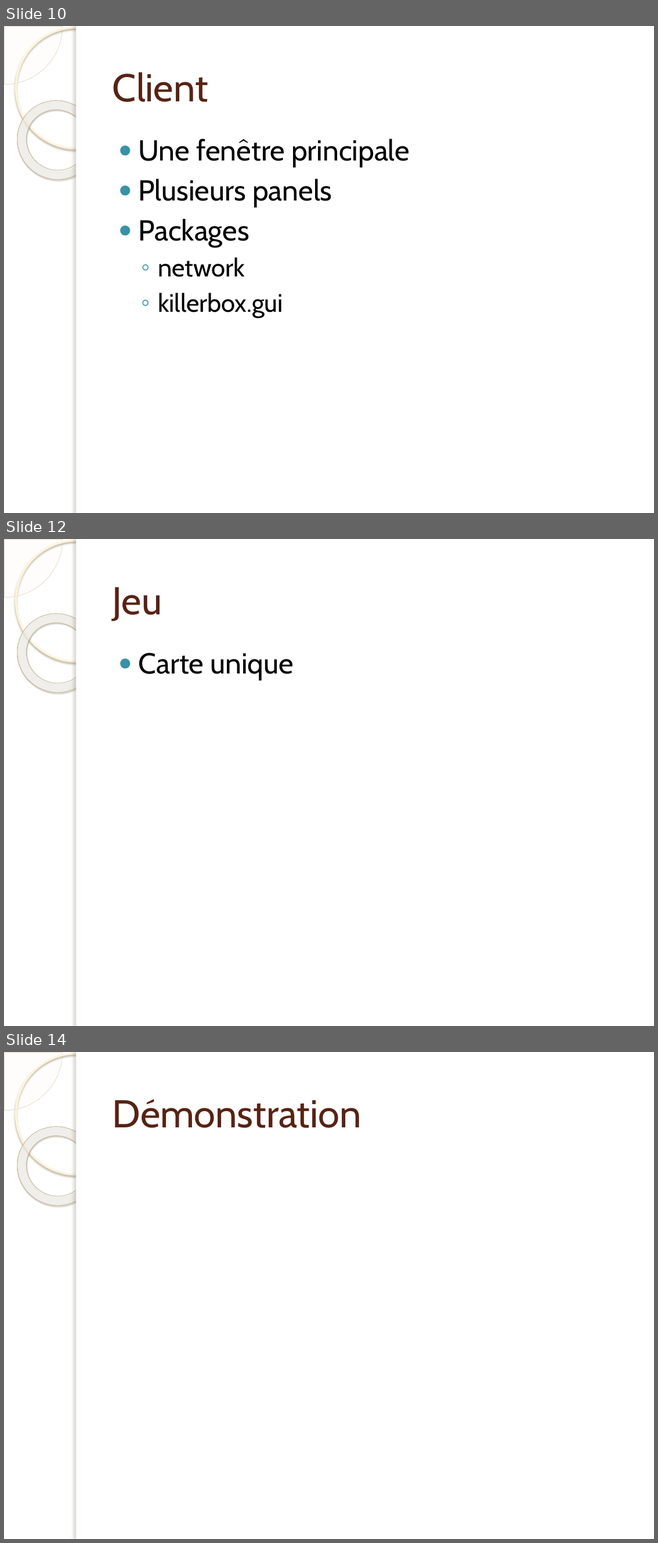
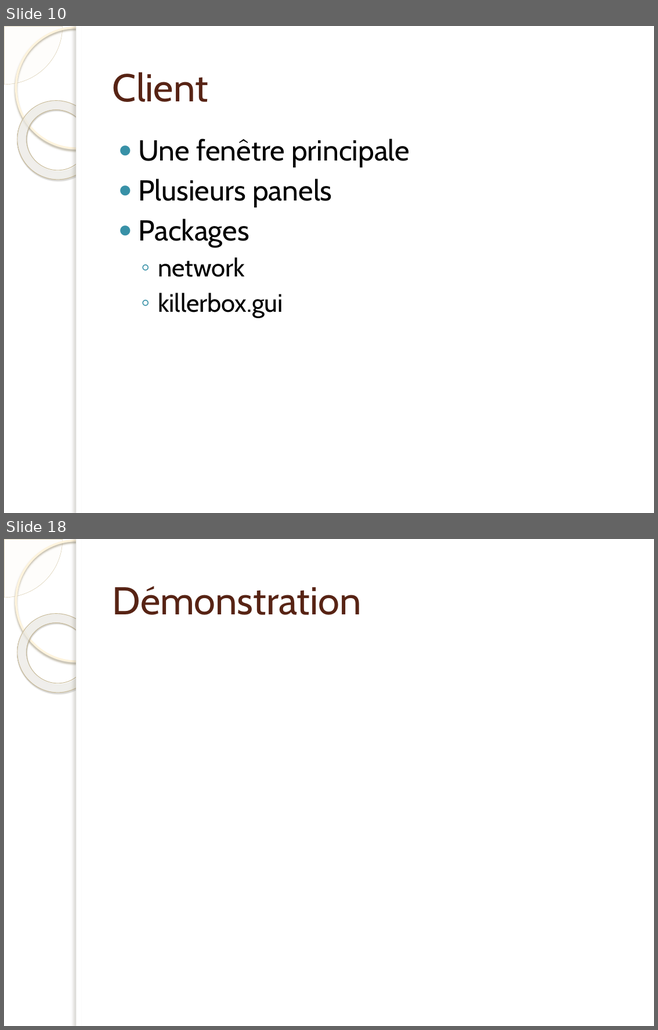
Before and after one commit to jonesbusy/killerbox, a slide deck: Documentation/presentation.pptx. Shown one above the other, each under a label of ours: slides 10, 12 and 14 before the commit, slides 10 and 18 after it; the slides between them are not shown. The pictures are 658x1543 and 658x1030 pixels, drawn with LibreOffice and Linux fonts; fonts in the diff are those of the drawing; background and template pictures are left out. Boxes give left, top, right and bottom in pixels: in the first picture for what was removed or moved away, otherwise in the second. Text is boxed around its words. In the diff, an @@ line names an element or a change of style, - is before the commit and + after.

```diff
--- a/Documentation/presentation.pptx
+++ b/Documentation/presentation.pptx
@@ slide 12 removed at (x1=4, y1=539, x2=654, y2=1026), background picture (left out); not listed: 5 template elements that a slide beside it also shows @@
@@ title removed at (x1=112, y1=587, x2=162, y2=621) @@
-Jeu
@@ text removed at (x1=139, y1=653, x2=294, y2=680) @@
-● Carte unique
@@ what was slide 14 is now slide 18 @@
```
Also in this commit, not shown: 8 slides added, 3 other slides removed, 5 other files.
